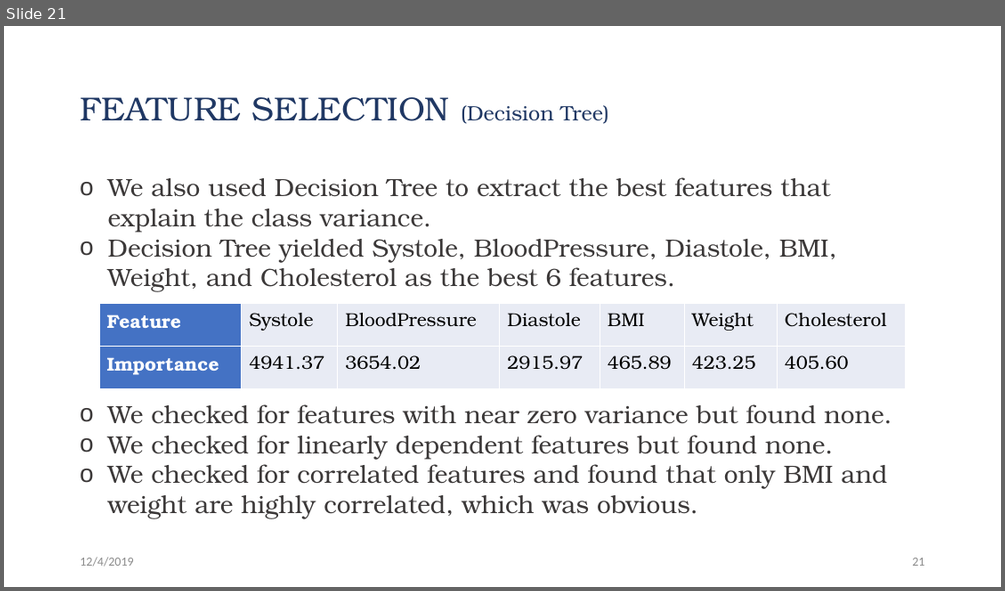
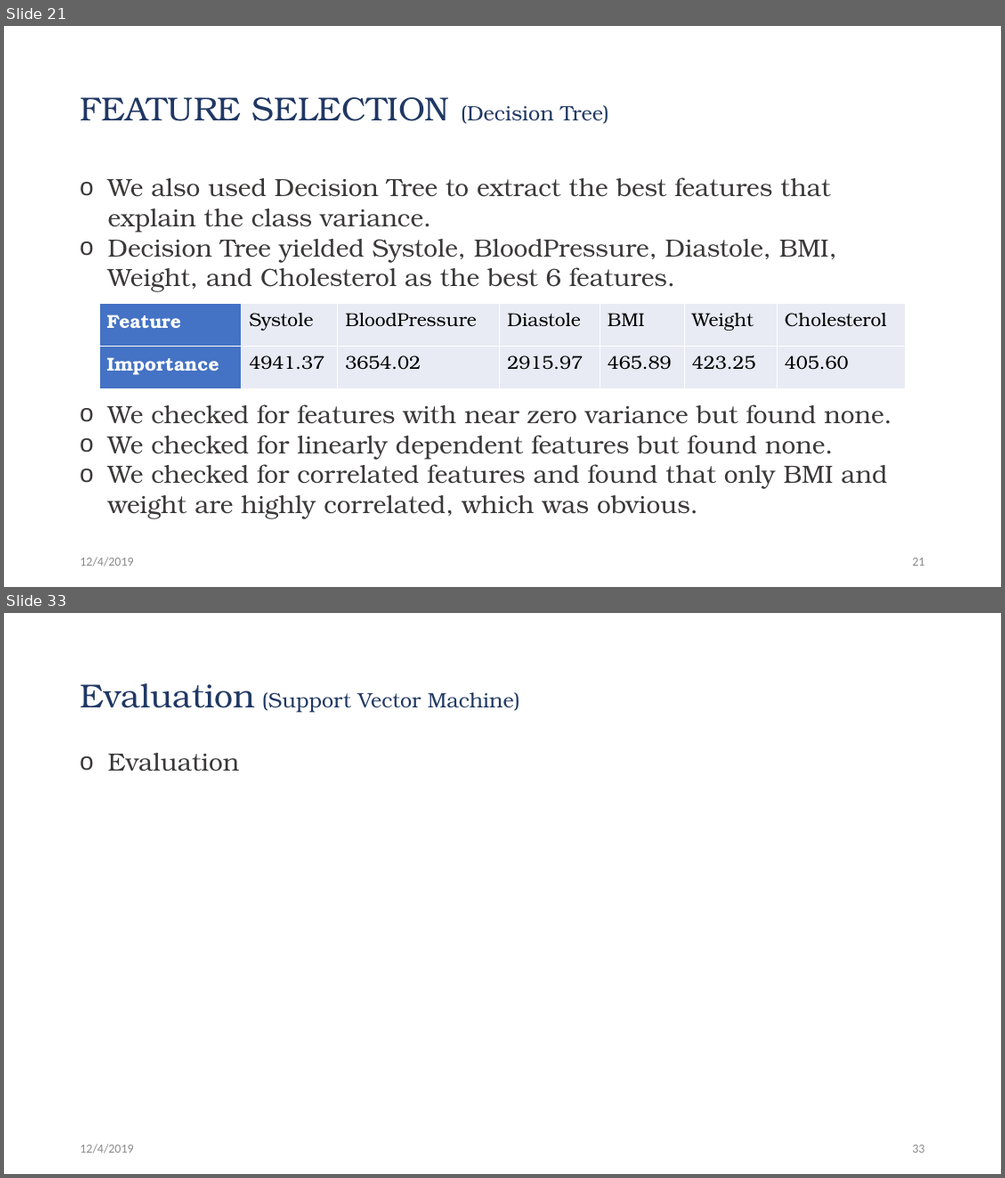
Before and after one commit to Jwen-pg/cds501-predicting-heart-disease, a slide deck: presentation.pptx. Shown one above the other, each under a label of ours: slide 21 before the commit, slides 21 and 33 after it; the slides between them are not shown. The pictures are 1005x591 and 1005x1178 pixels, drawn with LibreOffice and Linux fonts; fonts in the diff are those of the drawing. Boxes give left, top, right and bottom in pixels: in the first picture for what was removed or moved away, otherwise in the second. Text is boxed around its words. In the diff, an @@ line names an element or a change of style, - is before the commit and + after.

```diff
--- a/presentation.pptx
+++ b/presentation.pptx
@@ slide 33 added at box(4, 613, 1001, 1174), background #FFFFFF @@
@@ title added at box(80, 683, 520, 713), 20 pt, text #203864 @@
+Evaluation (Support Vector Machine)
@@ text added at box(108, 753, 240, 771), 24 pt, text #3B3838 @@
+o Evaluation
@@ text added at box(80, 1143, 133, 1153), 12 pt, text #8C8C8C @@
+12/4/2019
@@ page number added at box(912, 1144, 924, 1152), 12 pt, text #8C8C8C @@
+33
```
Also in this commit, not shown: 7 slides changed, 7 other slides added, 1 slide removed.
